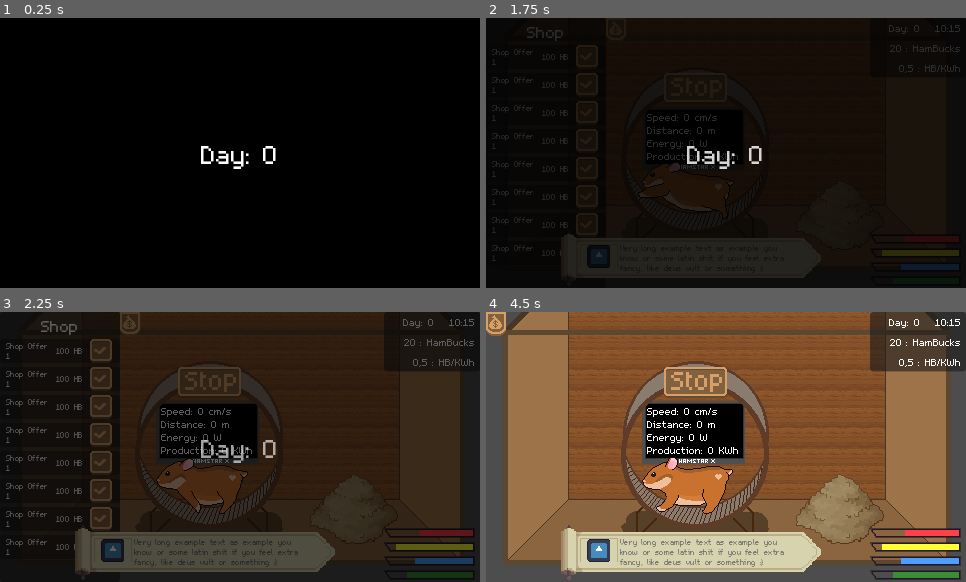
Above: before the commit, frames 1-4 (two rows, left to right).
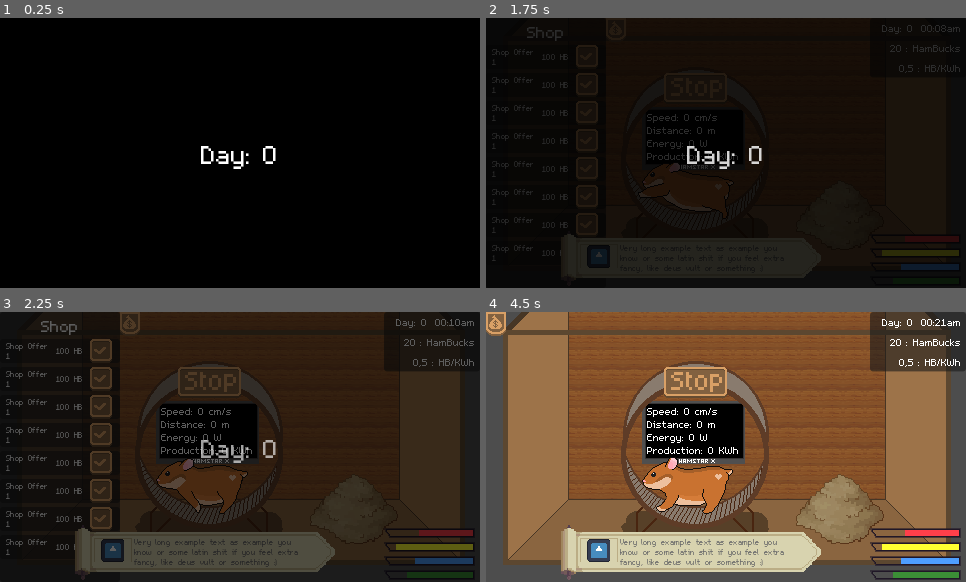
Above: after the commit, the same moments.

Repository: Nasjakii/very-serious-game-jam
Game: Godot game, scene res://main.tscn
Same seed, same stepped clock (60 frames per second), same inputs: the game is played once before the commit and once after it. The engine's default icon, where the game draws it, is replaced by a stand-in: a white triangle on a blue panel in a dark square.
Inputs (mouse positions are in pixels of both pictures, inside the frame that each line leads up to):
- Up to frame 1 (0.25 s): no input
- Up to frame 2 (1.75 s): click (697, 88) at 0.5 s; click (495, 28) at 1.25 s
- Up to frame 3 (2.25 s): click (100, 349) at 2.02 s
- Up to frame 4 (4.5 s): click (697, 382) at 2.75 s; click (620, 322) at 3.5 s; click (697, 382) at 4.25 s

Frame 1 is identical in both runs. In frame 2, 0.2% of the frame differs, in the area x 82-99%, y 2-6%; in frame 3, 0.1%; in frame 4, 0.2%.

Commit message:
day change and timer

Diff:
--- a/UI/time_h_box.gd
+++ b/UI/time_h_box.gd
@@ -1,8 +1,50 @@
 extends HBoxContainer
 
-var timer = 0
-@export var hour_rich_text_label: RichTextLabel
+signal day_end
+
+@export var day_rich_text_label: RichTextLabel
+@export var hour_label: Label
 @export var minute_label: Label
+
+var timer : float = 0
+var half_day_length : float = 150
+
+var day : int = 0
+var hour : float = 0
+var minute : float = 0
 
 func _process(delta: float) -> void:
 	timer += delta
+	hour = floor(timer / half_day_length * 12)
+	if hour < 10 || (hour >= 12 and hour < 22):
+		hour_label.text = "0"
+	else:
+		hour_label.text = ""
+
+
+
+	if hour < 12:
+		hour_label.text += str(int(hour)) + ":"
+	else:
+		hour_label.text += str(int(hour) - 12) + ":"
+
+
+	minute = (timer - hour * (half_day_length / 12)) / (half_day_length / 12) * 60
+
+	if minute < 10:
+		minute_label.text = "0"
+	else:
+		minute_label.text = ""
+
+	minute_label.text += str(int(floor(minute)))
+
+	if hour < 12:
+		minute_label.text += "am"
+	else:
+		minute_label.text += "pm"
+
+
+	if timer >= half_day_length * 2:
+		timer -= half_day_length * 2
+		day += 1
+		day_end.emit()
--- a/black_screen.gd
+++ b/black_screen.gd
@@ -21,3 +21,6 @@
 		finished.emit()
 		hide()
 	)
+
+func set_day(day : int):
+	day_label.text = "Day: " + str(day)
--- a/game_manager.gd
+++ b/game_manager.gd
@@ -12,10 +12,22 @@
 
 var money = 0
 
+var day = 0
+
 var black_screen : ColorRect
+var time_hbox : HBoxContainer
 
 func _ready() -> void:
+	time_hbox = get_tree().get_first_node_in_group("TimeHBox")
+	time_hbox.day_end.connect(_on_day_end)
 	black_screen = get_tree().get_first_node_in_group("BlackScreen")
 	#black_screen.fade_in(3)
 	#await black_screen.finished
 	black_screen.fade_out(5)
+
+func _on_day_end():
+	day += 1
+	black_screen.set_day(day)
+	black_screen.fade_in(1)
+	await black_screen.finished
+	black_screen.fade_out(5)
--- a/main.tscn
+++ b/main.tscn
@@ -246,12 +246,13 @@
 grow_vertical = 2
 theme_override_constants/separation = 0
 
-[node name="TimeHBox" type="HBoxContainer" parent="UI/Full/TopRight/VBoxContainer" unique_id=1564317058 node_paths=PackedStringArray("hour_rich_text_label", "minute_label")]
+[node name="TimeHBox" type="HBoxContainer" parent="UI/Full/TopRight/VBoxContainer" unique_id=1564317058 node_paths=PackedStringArray("day_rich_text_label", "hour_label", "minute_label") groups=["TimeHBox"]]
 custom_minimum_size = Vector2(0, 20)
 layout_mode = 2
 theme_override_constants/separation = 0
 script = ExtResource("13_2cqfq")
-hour_rich_text_label = NodePath("DayRichTextLabel")
+day_rich_text_label = NodePath("DayRichTextLabel")
+hour_label = NodePath("HourLabel")
 minute_label = NodePath("MinuteLabel")
 
 [node name="DayRichTextLabel" type="RichTextLabel" parent="UI/Full/TopRight/VBoxContainer/TimeHBox" unique_id=1168495587]
@@ -364,6 +365,7 @@
 scroll_active = false
 
 [node name="BlackScreen" type="ColorRect" parent="UI" unique_id=1836293051 node_paths=PackedStringArray("day_label") groups=["BlackScreen"]]
+visible = false
 anchors_preset = 15
 anchor_right = 1.0
 anchor_bottom = 1.0
--- a/project.godot
+++ b/project.godot
@@ -21,11 +21,6 @@
 window/size/viewport_height=270
 window/stretch/mode="canvas_items"
 
-[global_group]
-
-UI=""
-BlackScreen=""
-
 [input]
 
 OpenShop={
